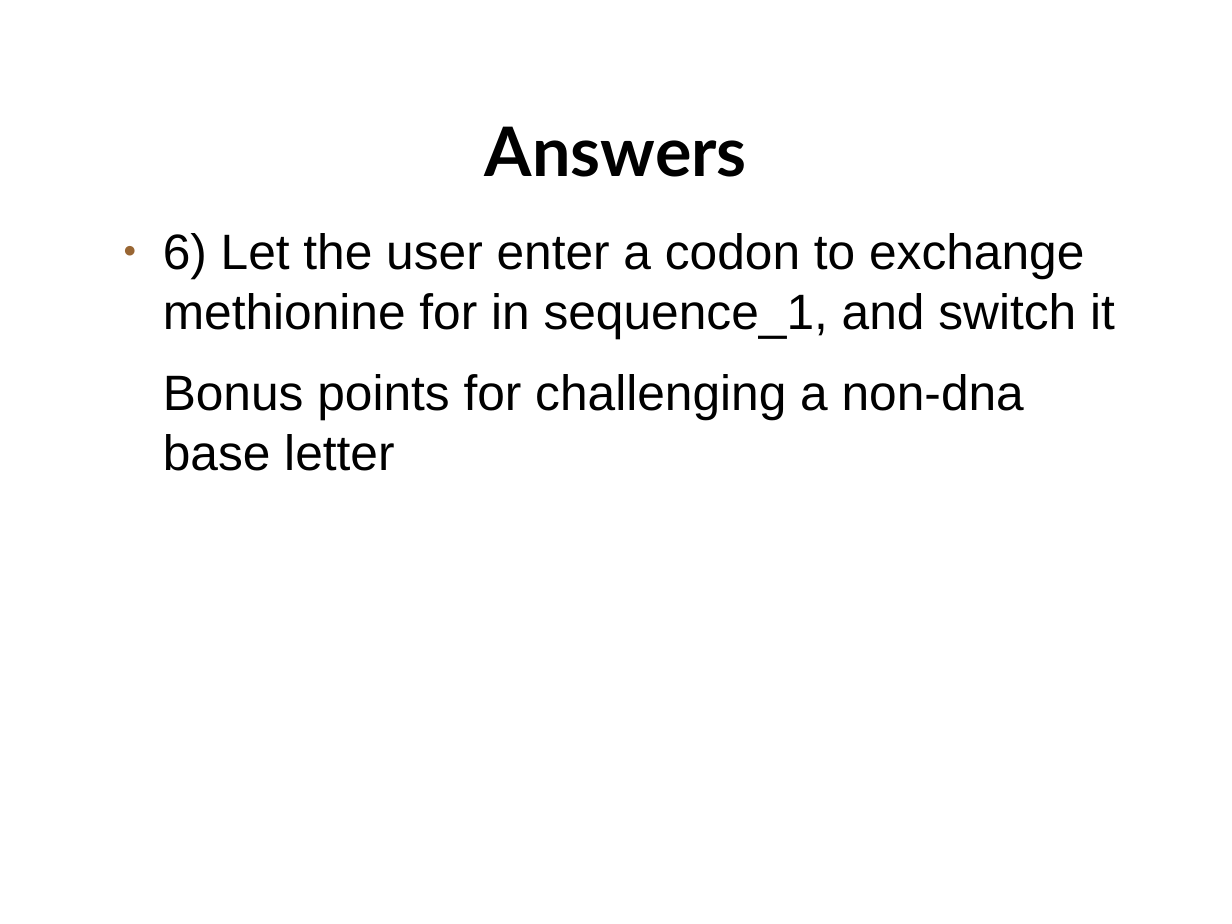
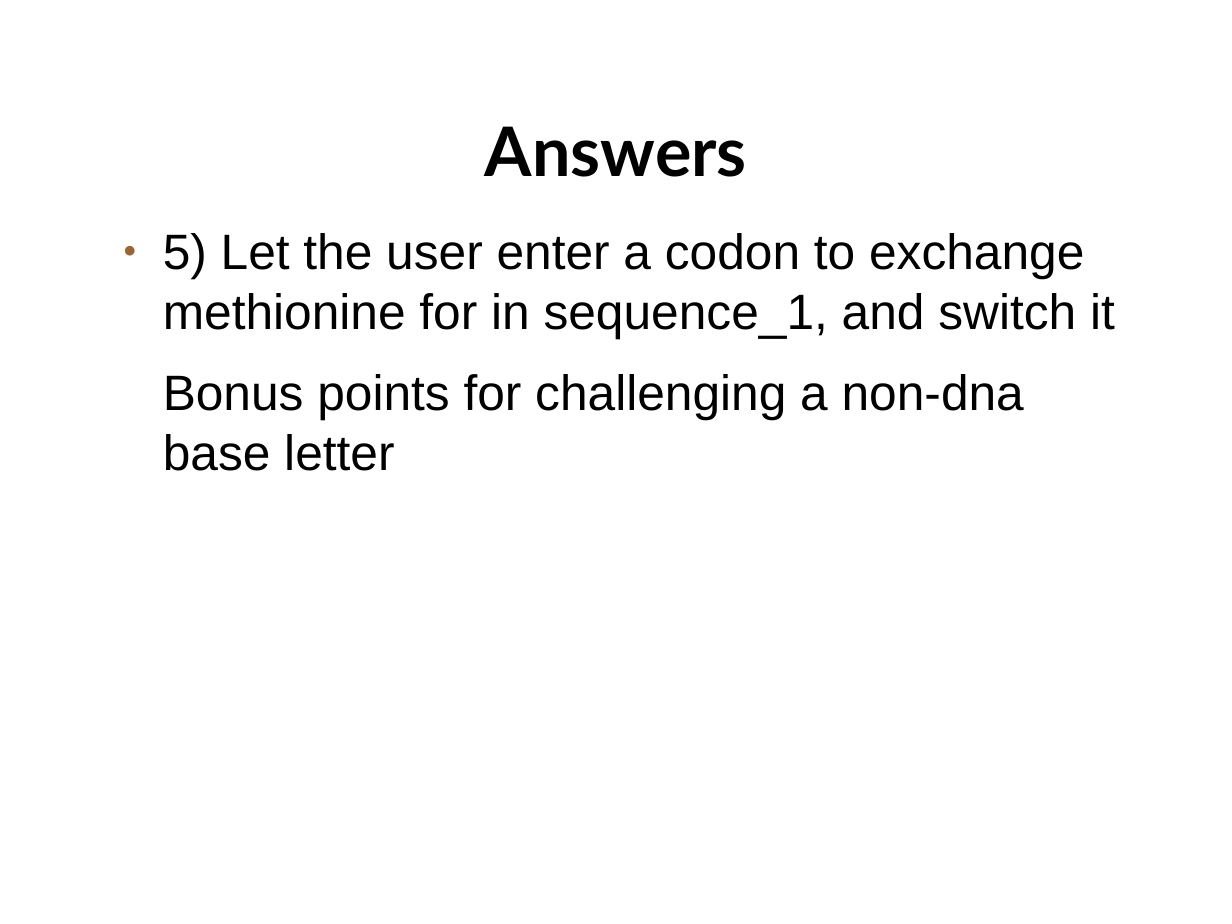
Before and after one commit to setitesuk/basic_perl_course, a slide deck: slide 46 of 07-decision_making/decision_making_loops.odp (slide 48 before the commit). Drawn at 1232x924 pixels with LibreOffice and Linux fonts; fonts in the diff are those of the drawing; background and template pictures are left out. Boxes give left, top, right and bottom in pixels: in the first picture for what was removed or moved away, otherwise in the second. Text is boxed around its words. In the diff, an @@ line names an element or a change of style, - is before the commit and + after.

```diff
--- a/07-decision_making/decision_making_loops.odp
+++ b/07-decision_making/decision_making_loops.odp
@@ text at (163,233,1115,338): text changed @@
-● 6) Let the user enter a codon to exchange methionine for in sequence_1, and switch it
+● 5) Let the user enter a codon to exchange methionine for in sequence_1, and switch it
```
Also in this commit, not shown: 4 other slides changed, 2 slides removed, 2 other files.
